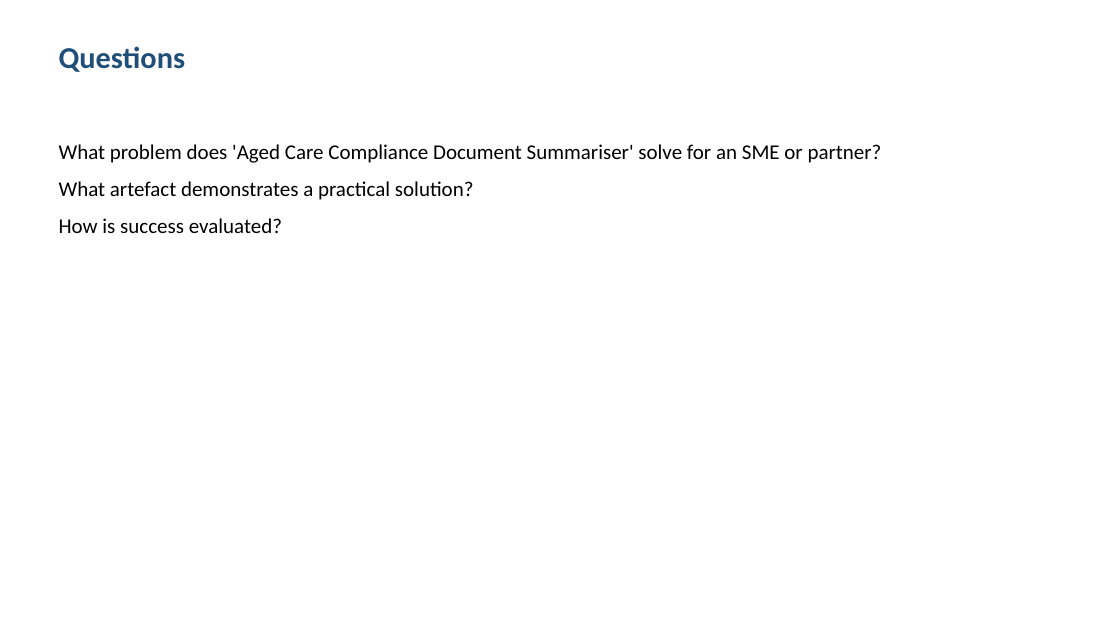
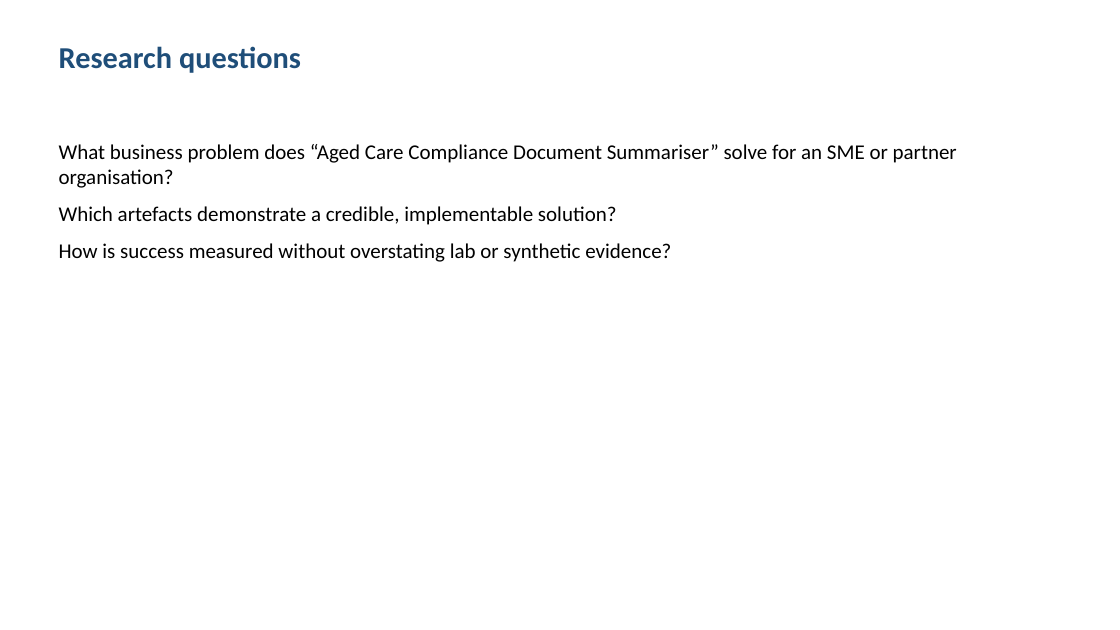
Before and after one commit to shohrabniaz/aged-care-compliance-document-summariser, a slide deck: slide 2 of Final_Submission/02_Presentation.pptx. Drawn at 1120x630 pixels with LibreOffice and Linux fonts; fonts in the diff are those of the drawing. Boxes give left, top, right and bottom in pixels: in the first picture for what was removed or moved away, otherwise in the second. Text is boxed around its words. In the diff, an @@ line names an element or a change of style, - is before the commit and + after.

```diff
--- a/Final_Submission/02_Presentation.pptx
+++ b/Final_Submission/02_Presentation.pptx
@@ text at box(59, 46, 301, 73): text changed @@
-Questions
+Research questions
@@ text at box(59, 144, 957, 262): text changed @@
-What problem does 'Aged Care Compliance Document Summariser' solve for an SME or partner?
-What artefact demonstrates a practical solution?
-How is success evaluated?
+What business problem does “Aged Care Compliance Document Summariser” solve for an SME or partner organisation?
+Which artefacts demonstrate a credible, implementable solution?
+How is success measured without overstating lab or synthetic evidence?
```
Also in this commit, not shown: 3 other slides changed, 12 other files.
